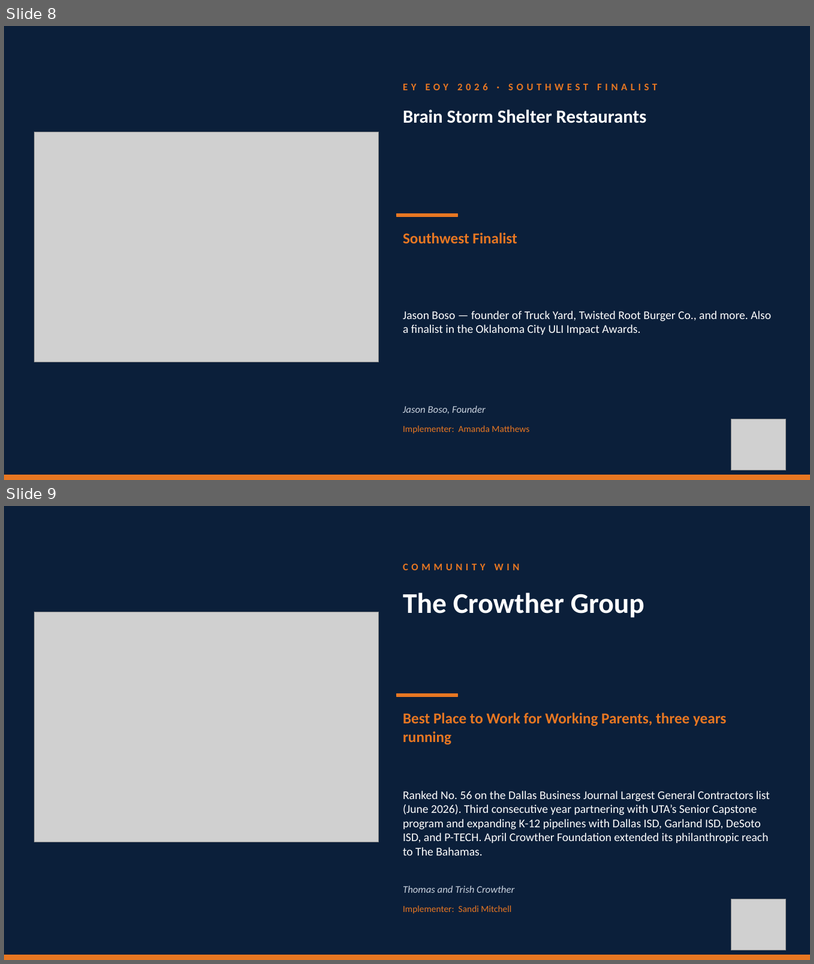
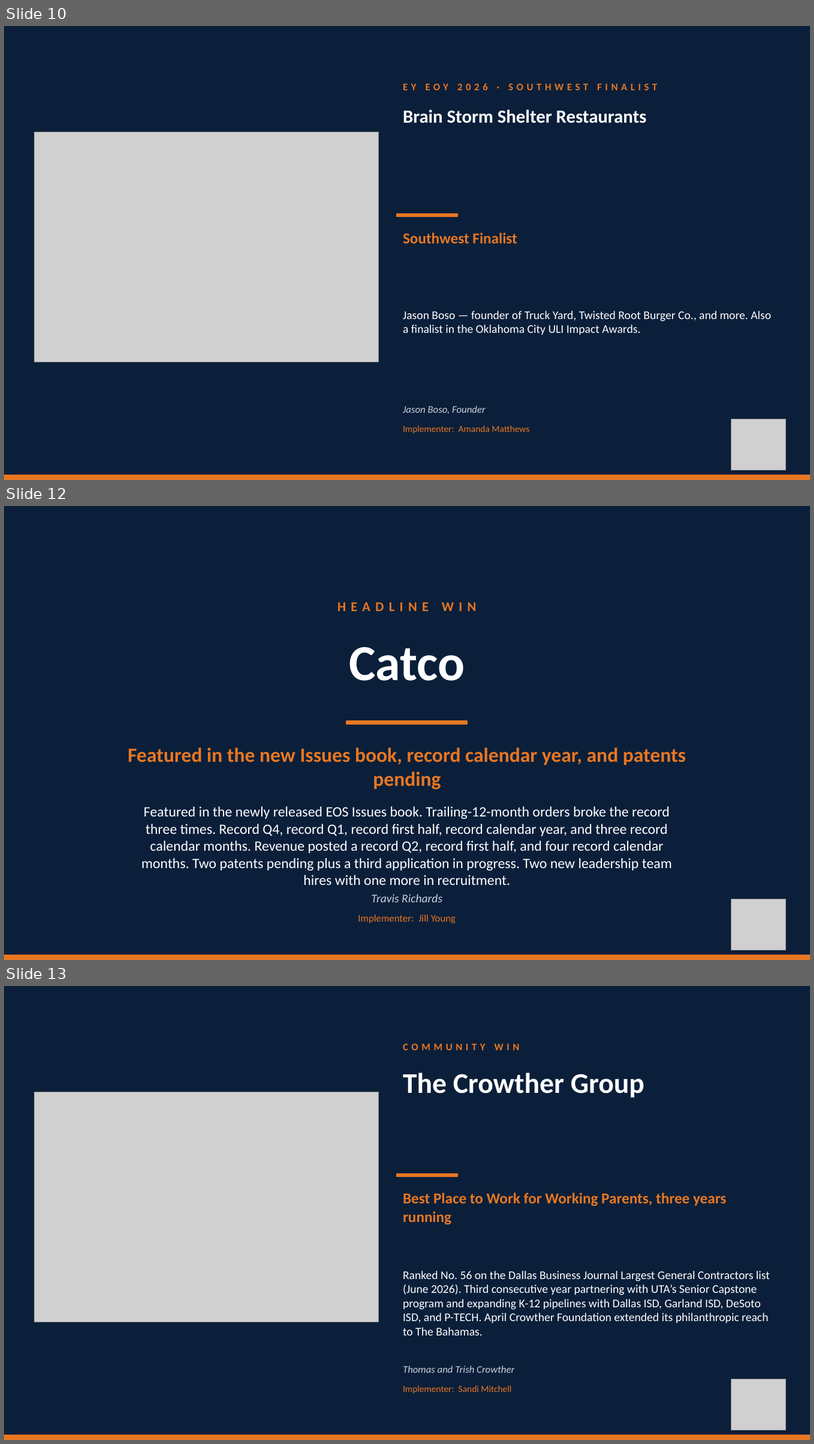
Before and after one commit to TicoRicoRay/wroe-dallas-2026, a slide deck: deliverables/celebrations-loop/Celebrations-Loop.pptx. Shown one above the other, each under a label of ours: slides 8 and 9 before the commit, slides 10, 12 and 13 after it; the slides between them are not shown. The pictures are 814x964 and 814x1444 pixels, drawn with LibreOffice and Linux fonts; fonts in the diff are those of the drawing; grey boxes stand for pictures. Boxes give left, top, right and bottom in pixels: in the first picture for what was removed or moved away, otherwise in the second. Text is boxed around its words. In the diff, an @@ line names an element or a change of style, - is before the commit and + after.

Commit message:
Add 7 more customer celebrations to break loop (25 total)
Late Sep 10 submissions: TEKConcierge, Hotchkiss Insurance, AMI Construction,
C1M, Local Profile, Arts Fort Worth, Catco. Includes Local Profile summit
photo, Arts Fort Worth Heart of Gold ceremony photo, and Vistage Top Performer
logo for C1M. Others render as text-only.

```diff
--- a/deliverables/celebrations-loop/Celebrations-Loop.pptx
+++ b/deliverables/celebrations-loop/Celebrations-Loop.pptx
@@ slide 12 added at (x1=4, y1=506, x2=810, y2=960), background #0B1F3A @@
@@ text added at (x1=338, y1=602, x2=477, y2=611), 16 pt, text #E87722, bold @@
+HEADLINE WIN
@@ text added at (x1=349, y1=647, x2=465, y2=681), 60 pt, text #FFFFFF, bold @@
+Catco
@@ rectangle added at (x1=347, y1=721, x2=468, y2=724), fill #E87722, outline #E87722 1 pt @@
@@ text added at (x1=128, y1=747, x2=686, y2=789), 24 pt, text #E87722, bold @@
+Featured in the new Issues book, record calendar year, and patents pending
@@ text added at (x1=141, y1=806, x2=672, y2=885), 17 pt, text #FFFFFF @@
+Featured in the newly released EOS Issues book. Trailing-12-month orders broke the record three times. Record Q4, record Q1, record first half, record calendar year, and three record calendar months. Revenue posted a record Q2, record first half, and four record calendar months. Two patents pending plus a third application in progress. Two new leadership team hires with one more in recruitment.
@@ text added at (x1=371, y1=894, x2=443, y2=902), 14 pt, text #C9D2DE, italic @@
+Travis Richards
@@ picture added at (x1=732, y1=898, x2=786, y2=950) @@
@@ text added at (x1=358, y1=914, x2=456, y2=923), 12 pt, text #E87722 @@
+Implementer: Jill Young
@@ rectangle added at (x1=4, y1=955, x2=810, y2=960), fill #E87722, outline #E87722 1 pt @@
@@ what was slide 8 is now slide 10 @@
@@ what was slide 9 is now slide 13 @@
```
Also in this commit, not shown: 6 other slides added, 14 other files.
